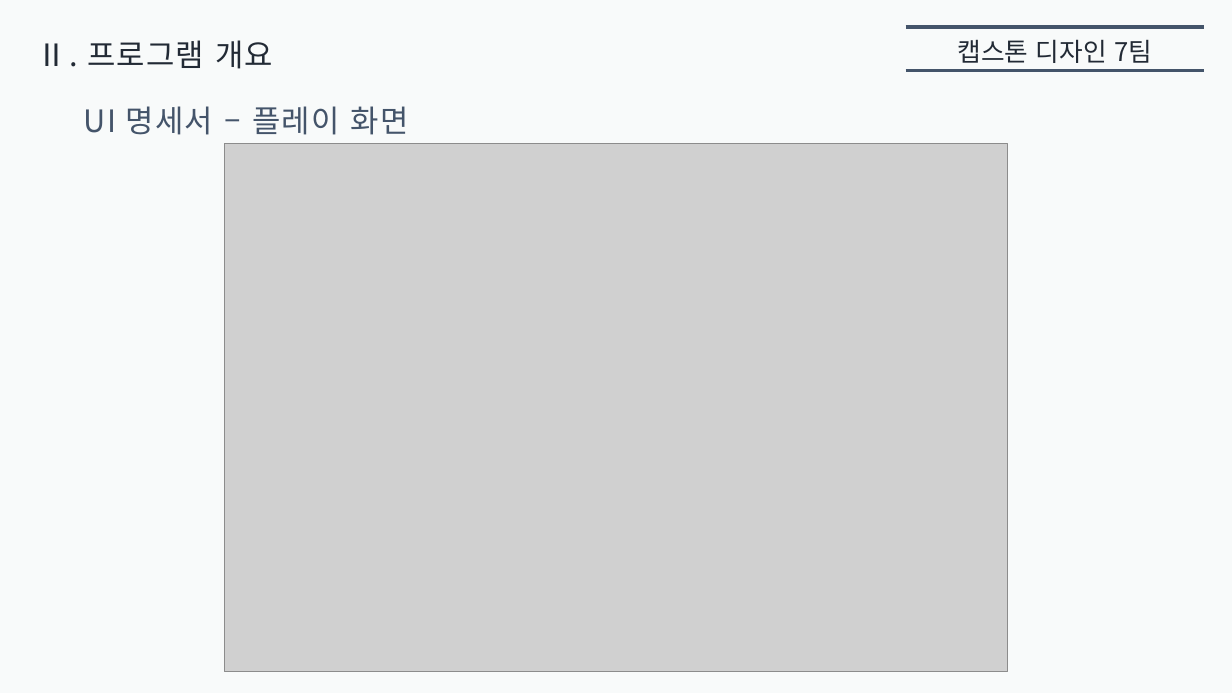
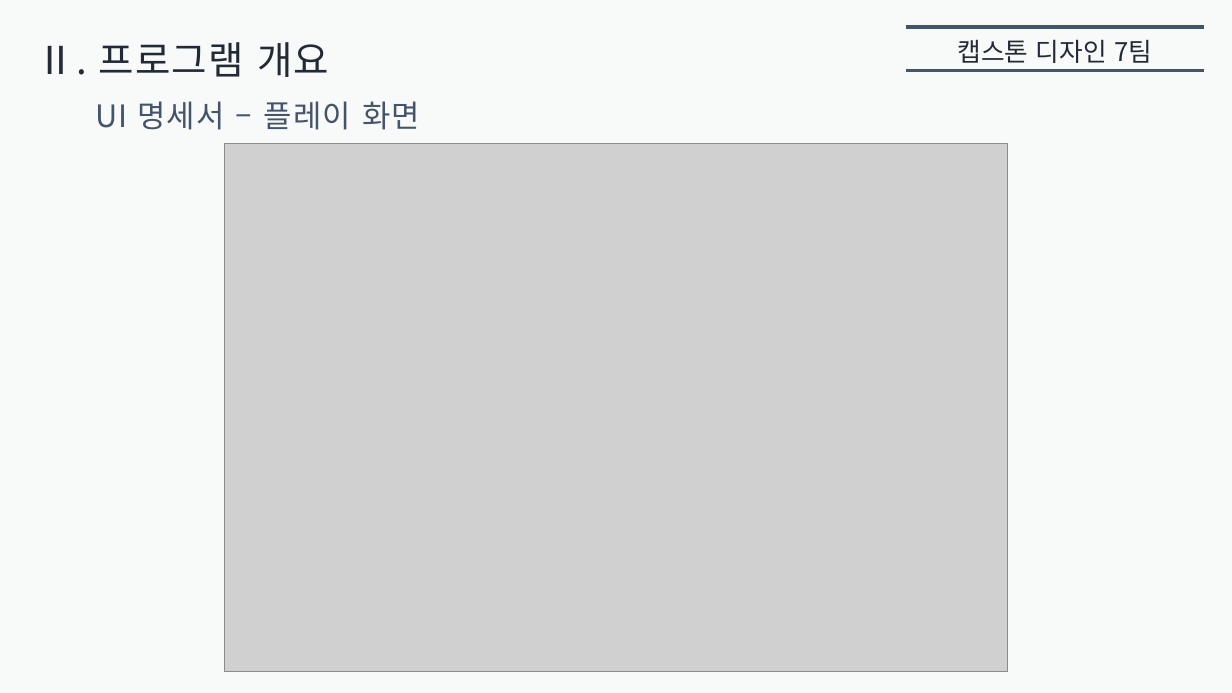
Before and after one commit to inwoo2ya/wormgame, a slide deck: slide 12 of 중간발표.pptx. Drawn at 1232x693 pixels with LibreOffice and Linux fonts; fonts in the diff are those of the drawing; grey boxes stand for pictures. Boxes give left, top, right and bottom in pixels: in the first picture for what was removed or moved away, otherwise in the second. Text is boxed around its words. In the diff, an @@ line names an element or a change of style, - is before the commit and + after.

```diff
--- a/중간발표.pptx
+++ b/중간발표.pptx
@@ text "Ⅱ. 프로그램 개요" at bbox=[37, 42, 329, 77]: size 24 to 30 pt @@
@@ text "UI 명세서 – 플레이 화면": place and size @@
-text "UI 명세서 – 플레이 화면" at bbox=[84, 106, 409, 135]
+text "UI 명세서 – 플레이 화면" at bbox=[95, 101, 420, 130]
```
Also in this commit, not shown: 18 other slides changed.
